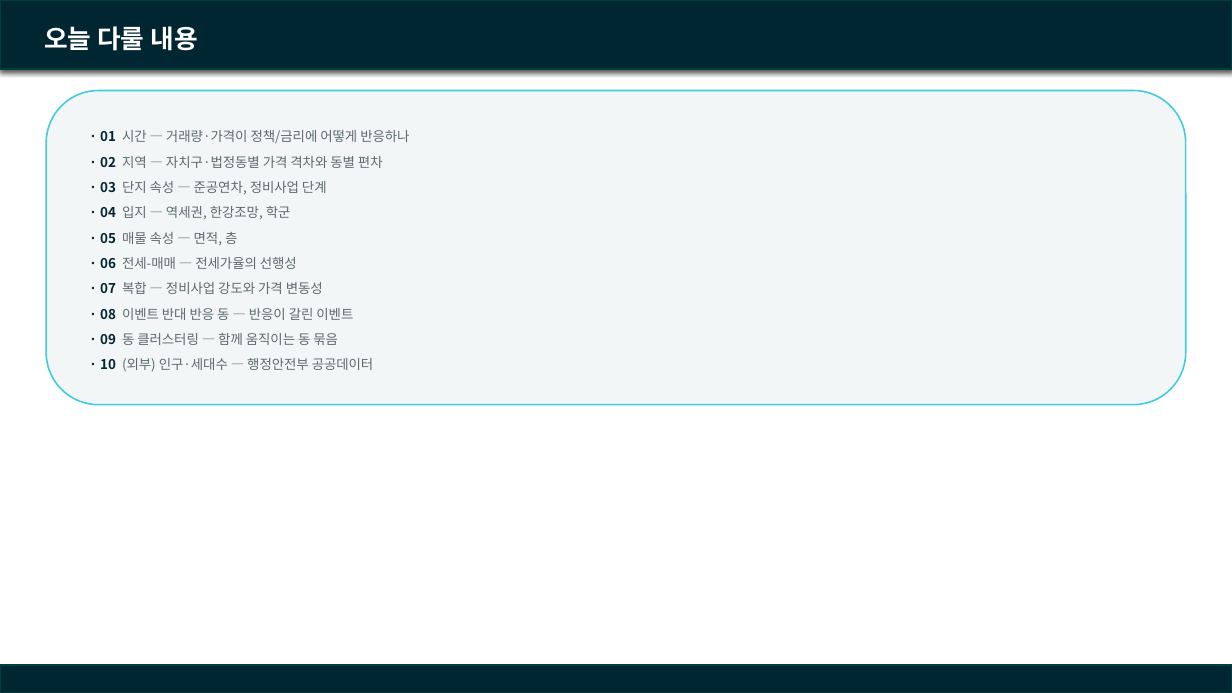
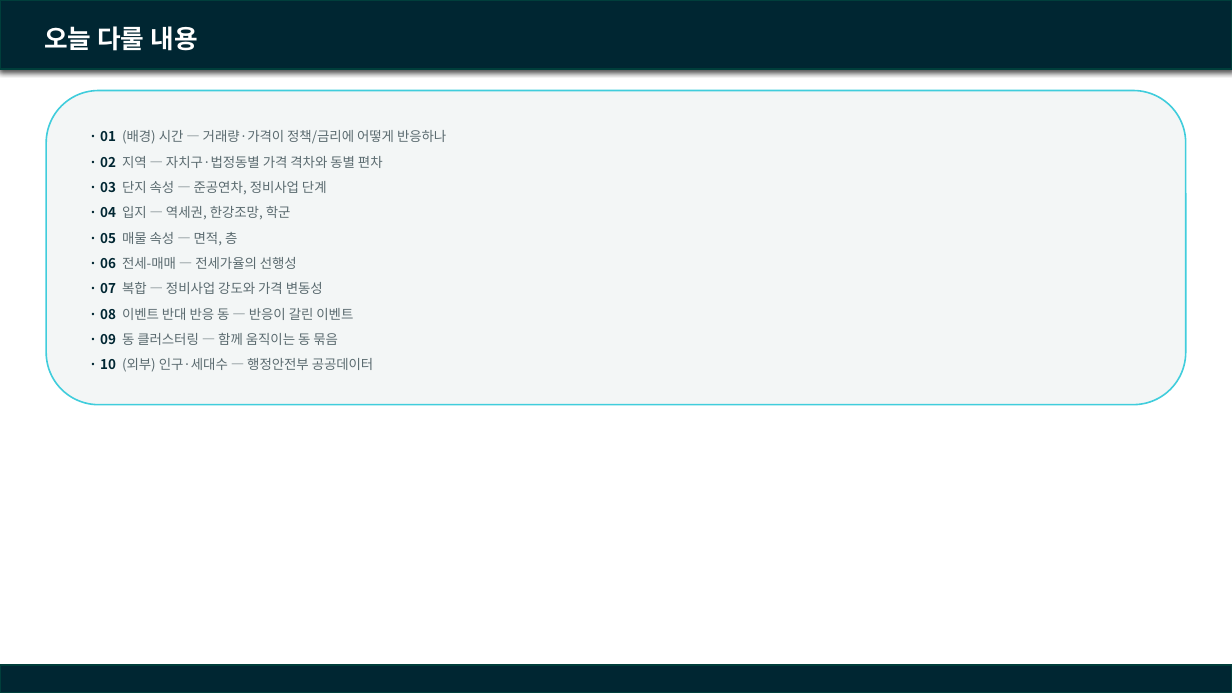
Before and after one commit to SunooJ-KR/Boomingup, a slide deck: slide 2 of eda/docs/260916_team_meeting.pptx. Drawn at 1232x693 pixels with LibreOffice and Linux fonts; fonts in the diff are those of the drawing; background and template pictures are left out. Boxes give left, top, right and bottom in pixels: in the first picture for what was removed or moved away, otherwise in the second. Text is boxed around its words. In the diff, an @@ line names an element or a change of style, - is before the commit and + after.

Commit message:
docs(eda): 1번 축을 "(배경)"으로 명시해 요소 탐색 축과 구분
1번 축(시간·거래량)은 2~9번 축과 달리 "이 요소가 가격에 영향을 주는가"를
직접 테스트한 게 아니라, 가격이 시간·정책 충격에 원래 얼마나 민감한
값인지 확인한 배경 정보라는 점을 목차·슬라이드 제목·목적 박스에
"(배경)" 표시로 명확히 구분했다(10번 축의 "(외부)" 표시와 같은 방식).

```diff
--- a/eda/docs/260916_team_meeting.pptx
+++ b/eda/docs/260916_team_meeting.pptx
@@ text in rounded rectangle at box(100, 130, 446, 144): text changed @@
-· 01 시간 — 거래량·가격이 정책/금리에 어떻게 반응하나
+· 01 (배경) 시간 — 거래량·가격이 정책/금리에 어떻게 반응하나
```
Also in this commit, not shown: 2 other slides changed, 1 other file.
